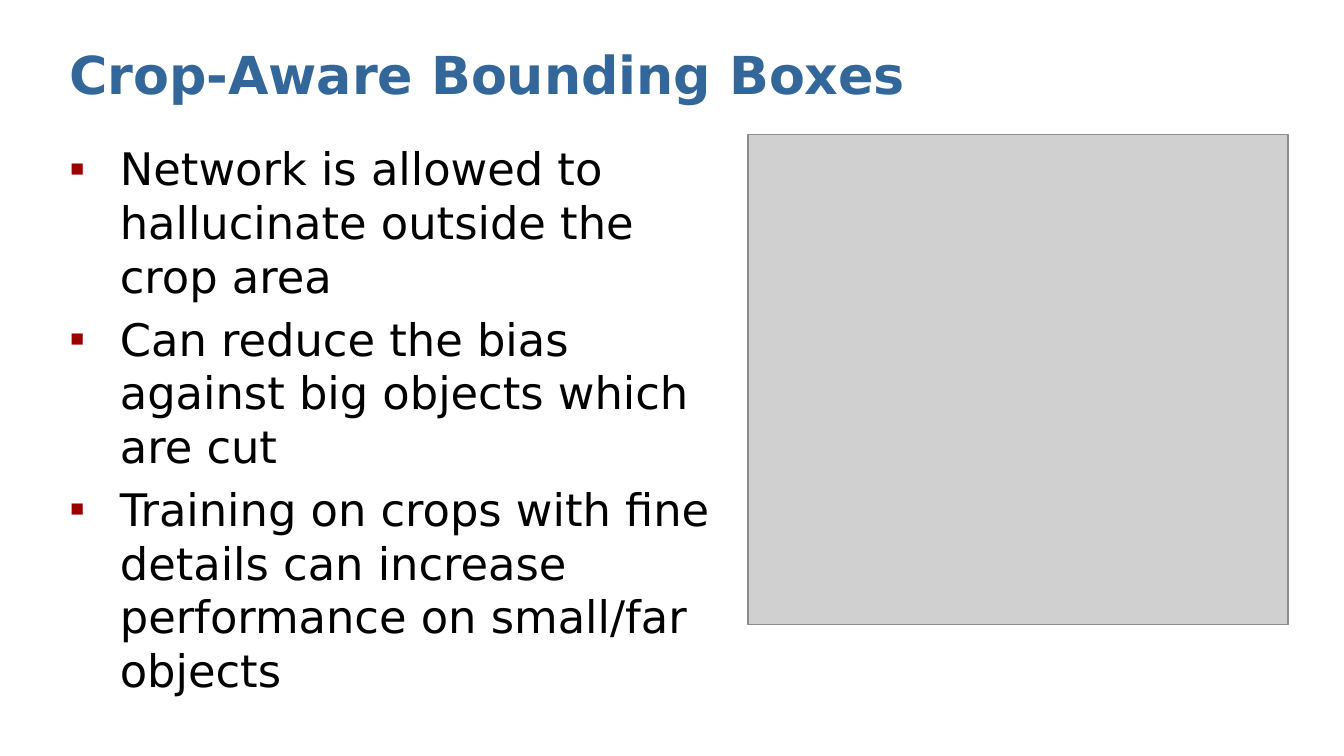
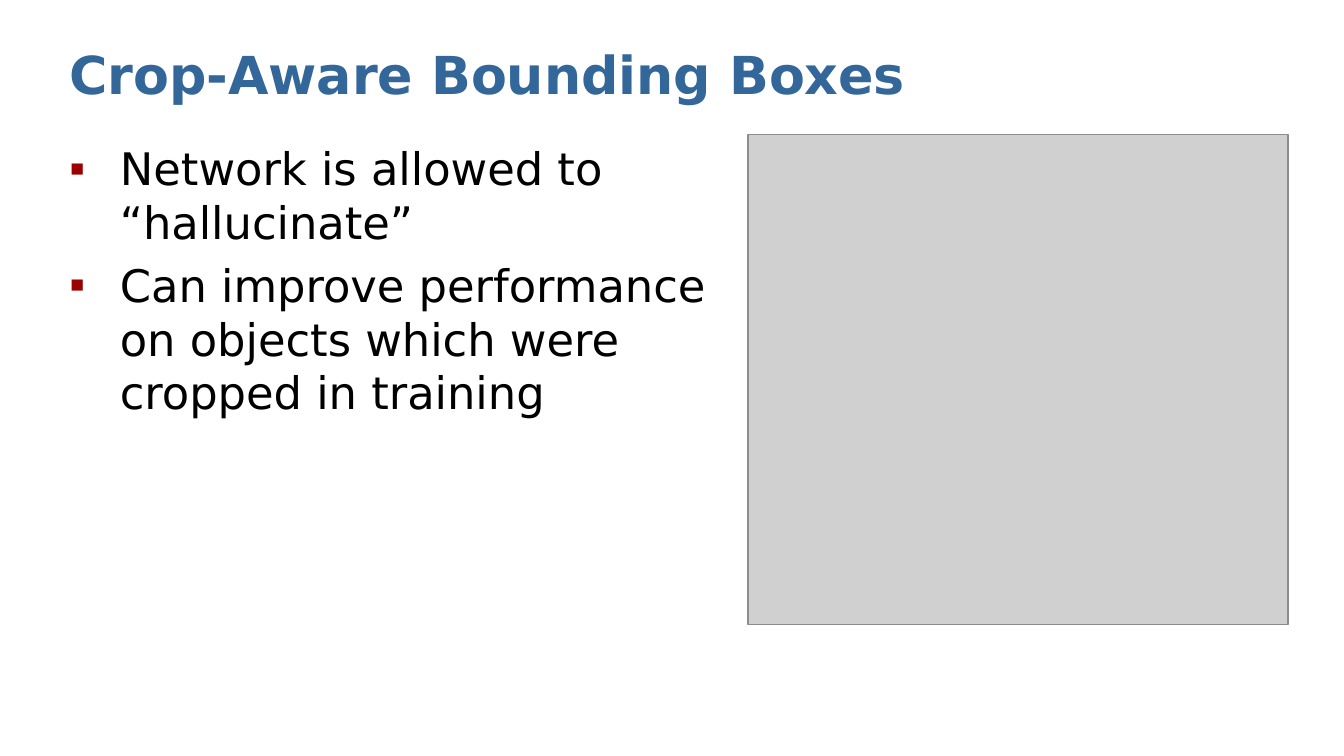
Before and after one commit to Dystron/Forked_EfficientPS, a slide deck: slide 5 of Crop-Aware Panoptic Segmentation.pptx (slide 7 before the commit). Drawn at 1344x756 pixels with LibreOffice and Linux fonts; fonts in the diff are those of the drawing; grey boxes stand for pictures. Boxes give left, top, right and bottom in pixels: in the first picture for what was removed or moved away, otherwise in the second. Text is boxed around its words. In the diff, an @@ line names an element or a change of style, - is before the commit and + after.

Commit message:
improved presentation

```diff
--- a/Crop-Aware Panoptic Segmentation.pptx
+++ b/Crop-Aware Panoptic Segmentation.pptx
@@ text at <box>120,151,706,419</box>: text changed @@
-▪ Network is allowed to hallucinate outside the crop area
-▪ Can reduce the bias against big objects which are cut
-▪ Training on crops with fine details can increase performance on small/far objects
+▪ Network is allowed to “hallucinate”
+▪ Can improve performance on objects which were cropped in training
```
Also in this commit, not shown: 1 other slide changed, 3 slides added, 6 slides removed.
